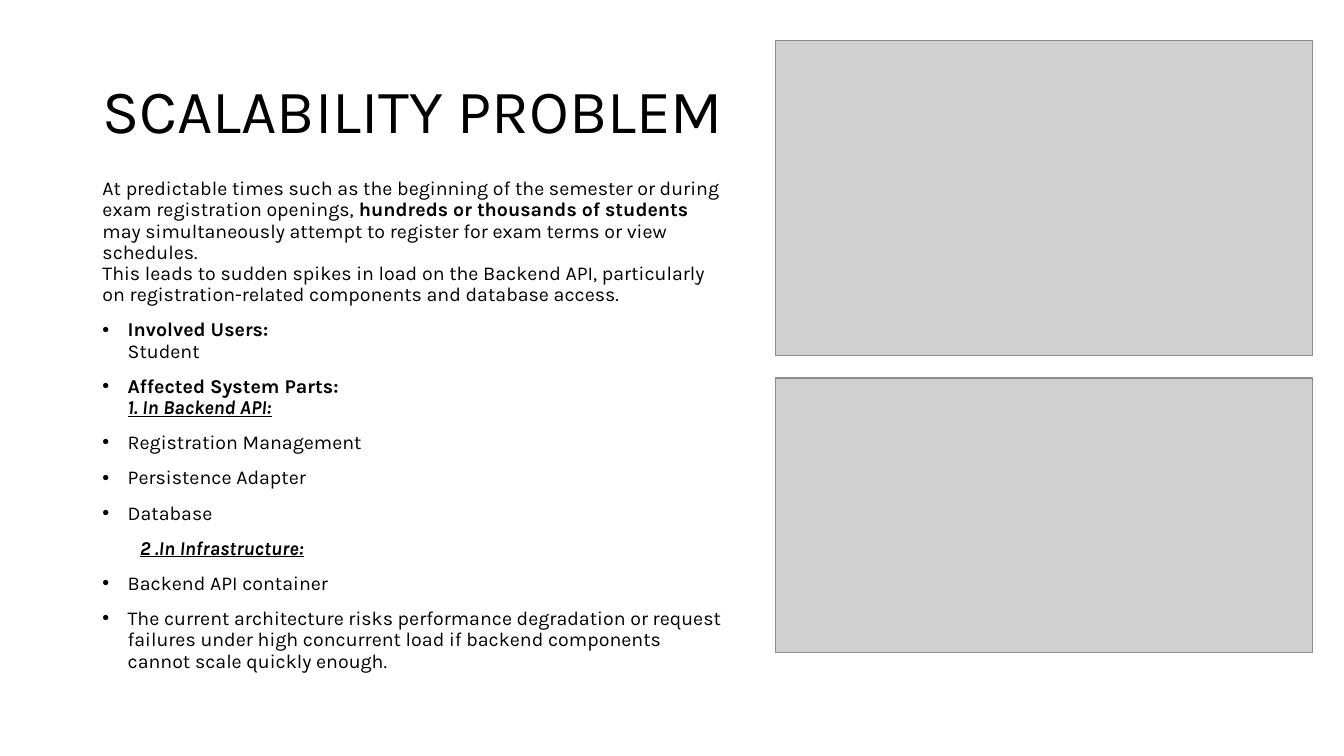
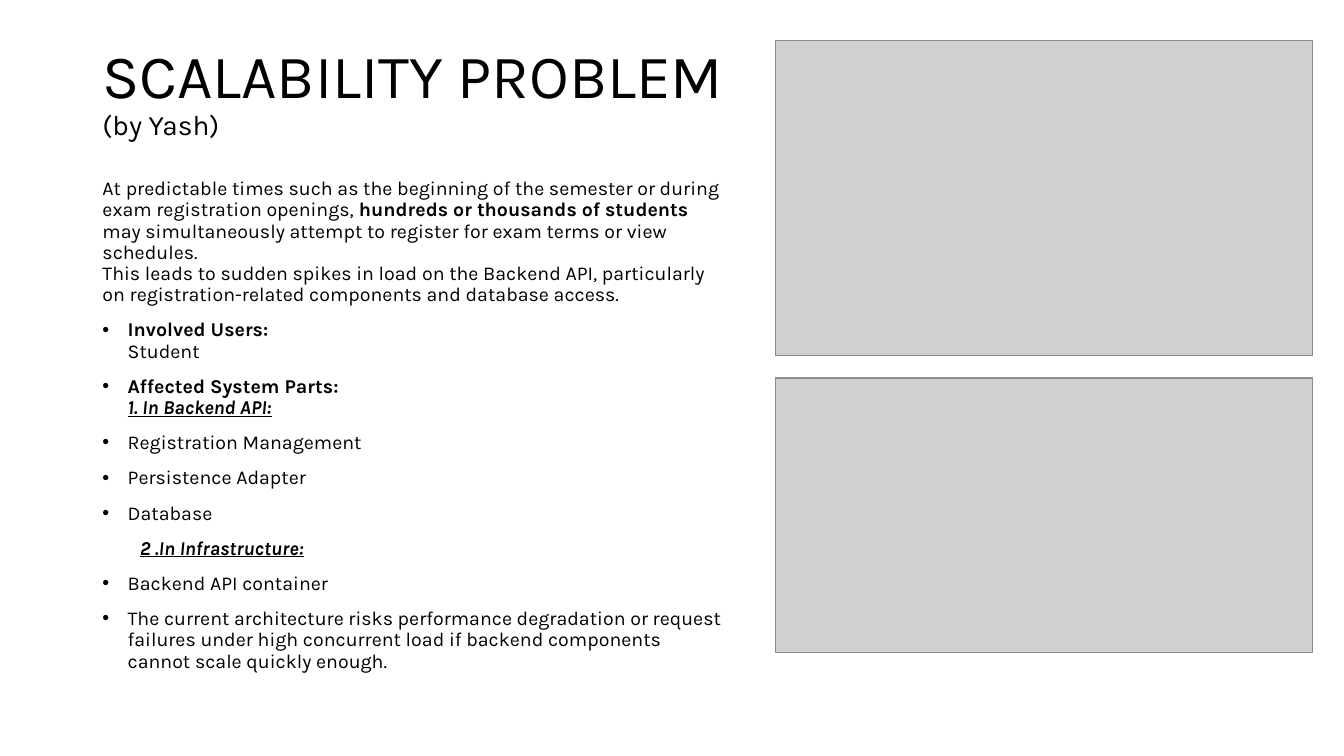
Before and after one commit to mayembe-martin/software_architecture_schedules, a slide deck: slide 19 of M2/Presentation_Qualities.pptx (slide 17 before the commit). Drawn at 1344x756 pixels with LibreOffice and Linux fonts; fonts in the diff are those of the drawing; grey boxes stand for pictures. Boxes give left, top, right and bottom in pixels: in the first picture for what was removed or moved away, otherwise in the second. Text is boxed around its words. In the diff, an @@ line names an element or a change of style, - is before the commit and + after.

```diff
--- a/M2/Presentation_Qualities.pptx
+++ b/M2/Presentation_Qualities.pptx
@@ title at (102,58,723,142): text changed @@
-SCALABILITY PROBLEM
+SCALABILITY PROBLEM
+(by Yash)
```
Also in this commit, not shown: 6 other slides changed, 2 slides added, 1 slide removed, 1 other file.
